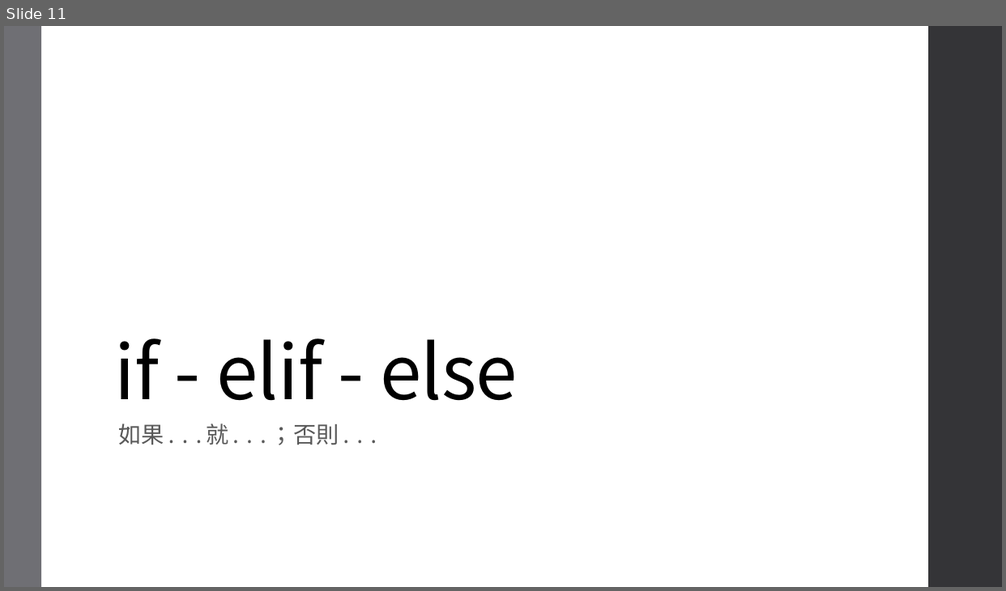
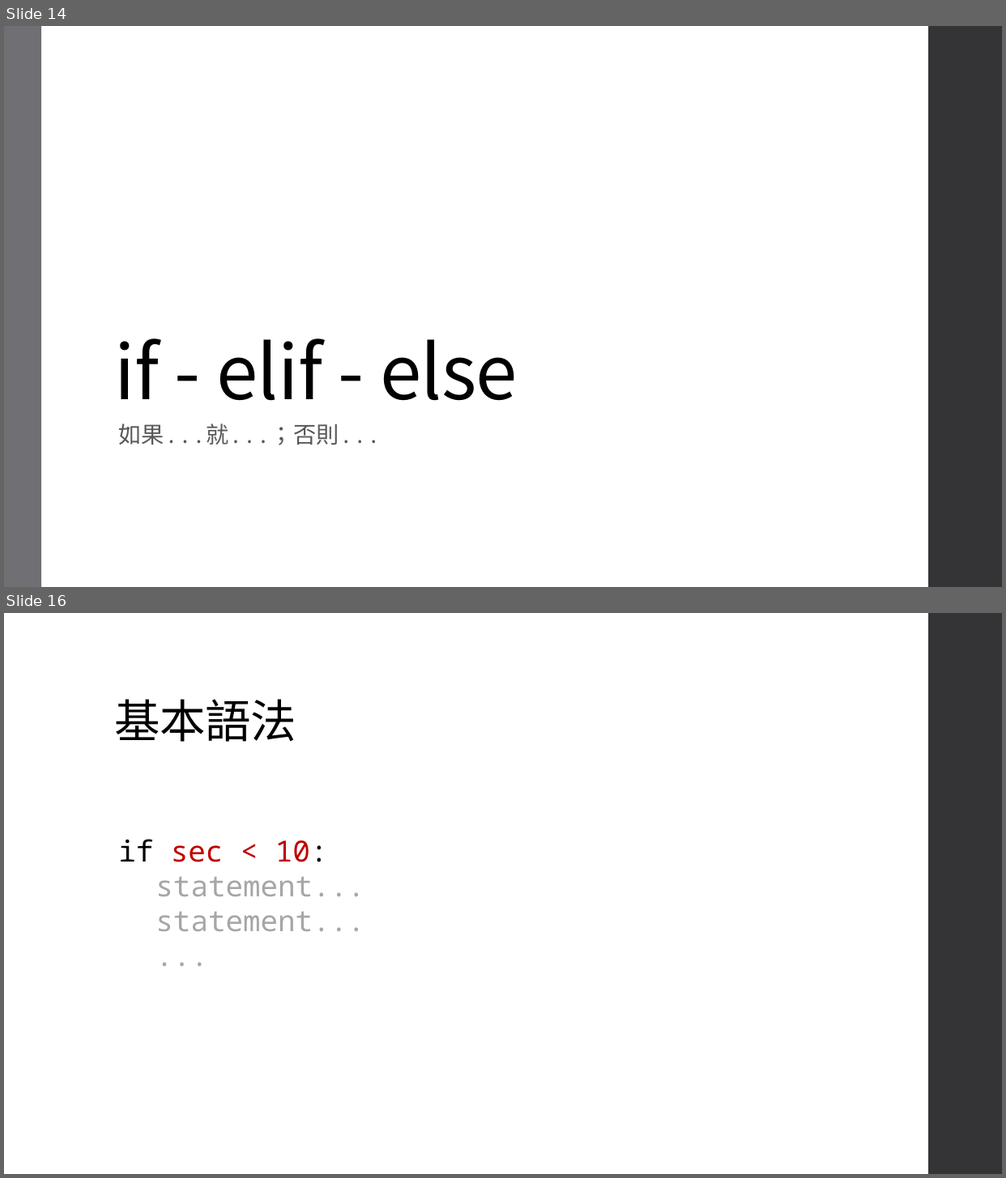
Before and after one commit to an920107/ServiceLearning, a slide deck: Class 3.pptx. Shown one above the other, each under a label of ours: slide 11 before the commit, slides 14 and 16 after it; the slides between them are not shown. The pictures are 1006x591 and 1006x1178 pixels, drawn with LibreOffice and Linux fonts; fonts in the diff are those of the drawing. Boxes give left, top, right and bottom in pixels: in the first picture for what was removed or moved away, otherwise in the second. Text is boxed around its words. In the diff, an @@ line names an element or a change of style, - is before the commit and + after.

```diff
--- a/Class 3.pptx
+++ b/Class 3.pptx
@@ slide 16 added at [4,613,1002,1174], background #FFFFFF; not listed: 1 template element that a slide beside it also shows @@
@@ title added at [115,699,296,742], 44 pt, text #000000 @@
+基本語法
@@ text added at [118,839,364,931], 28 pt, text #A6A6A6 @@
+if sec < 10:
+statement...
+statement...
+...
@@ what was slide 11 is now slide 14 @@
```
Also in this commit, not shown: 1 slide changed, 17 other slides added, 1 slide removed.
